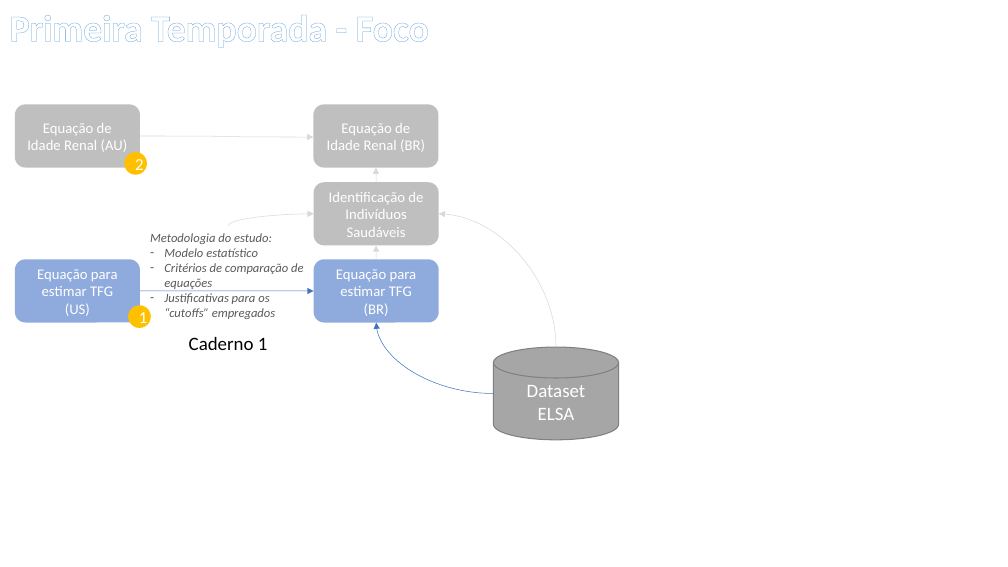
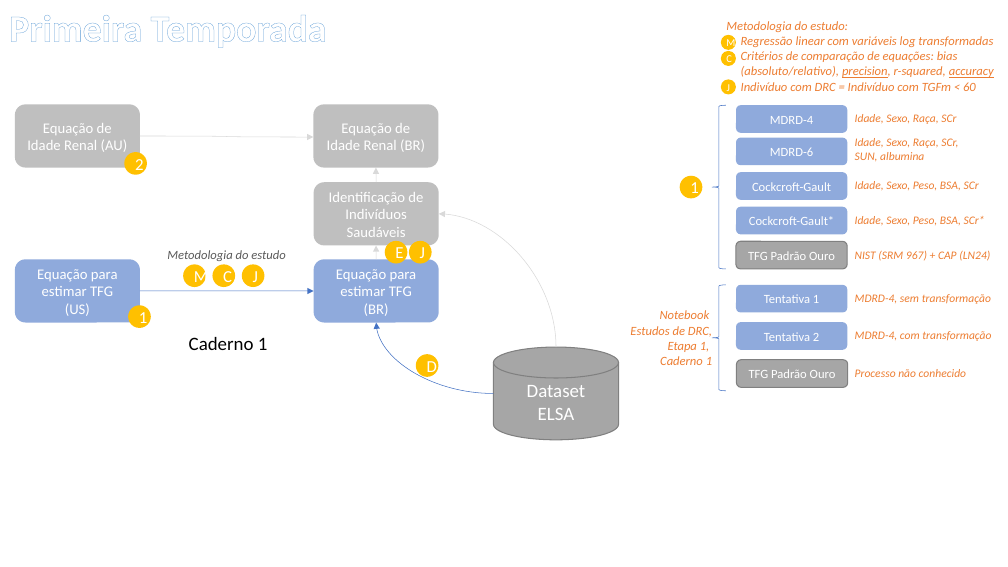
Before and after one commit to andreplima/collabSergio, a slide deck: slide 4 of support/Proposta de Trabalho.pptx. Drawn at 1008x567 pixels with LibreOffice and Linux fonts; fonts in the diff are those of the drawing. Boxes give left, top, right and bottom in pixels: in the first picture for what was removed or moved away, otherwise in the second. Text is boxed around its words. In the diff, an @@ line names an element or a change of style, - is before the commit and + after.

```diff
--- a/support/Proposta de Trabalho.pptx
+++ b/support/Proposta de Trabalho.pptx
@@ text at box(9, 15, 327, 48): text changed @@
-Primeira Temporada - Foco
+Primeira Temporada
@@ text added at box(726, 21, 994, 91), 12 pt, text #ED7D31, italic @@
+Metodologia do estudo:
+– Regressão linear com variáveis log transformadas
+– Critérios de comparação de equações: bias (absoluto/relativo), precision, r-squared, accuracy
+– Indivíduo com DRC = Indivíduo com TGFm < 60
@@ ellipse added at box(721, 35, 737, 50), fill #FFC000, 10 pt, text #FFFFFF @@
+M
@@ ellipse added at box(721, 51, 737, 66), fill #FFC000, 10 pt, text #FFFFFF @@
+C
@@ ellipse added at box(721, 79, 737, 95), fill #FFC000, 10 pt, text #FFFFFF @@
+J
@@ left brace added at box(712, 105, 726, 269), outline #4472C4 0.5 pt @@
@@ rounded rectangle added at box(737, 105, 848, 133), fill #8FAADC, 12 pt, text #FFFFFF @@
+MDRD-4
@@ text added at box(855, 114, 956, 124), 11 pt, text #ED7D31, italic @@
+Idade, Sexo, Raça, SCr
@@ rounded rectangle added at box(737, 138, 848, 166), fill #8FAADC, 12 pt, text #FFFFFF @@
+MDRD-6
@@ text added at box(855, 138, 958, 161), 11 pt, text #ED7D31, italic @@
+Idade, Sexo, Raça, SCr,
+SUN, albumina
@@ ellipse added at box(680, 175, 702, 198), fill #FFC000, 16 pt, text #FFFFFF @@
+1
@@ rounded rectangle added at box(737, 172, 848, 200), fill #8FAADC, 12 pt, text #FFFFFF @@
+Cockcroft-Gault
@@ rounded rectangle added at box(737, 207, 848, 235), fill #8FAADC, 12 pt, text #FFFFFF @@
+Cockcroft-Gault*
@@ text added at box(855, 181, 979, 190), 11 pt, text #ED7D31, italic @@
+Idade, Sexo, Peso, BSA, SCr
@@ curved arrow removed from (228, 226) to (314, 214) @@
@@ text added at box(855, 216, 985, 225), 11 pt, text #ED7D31, italic @@
+Idade, Sexo, Peso, BSA, SCr*
@@ text at box(167, 250, 285, 261): text changed @@
-Metodologia do estudo:
-– Modelo estatístico
-– Critérios de comparação de equações
-– Justificativas para os “cutoffs” empregados
+Metodologia do estudo
@@ ellipse added at box(183, 265, 206, 287), fill #FFC000, 16 pt, text #FFFFFF @@
+M
@@ ellipse added at box(212, 265, 235, 287), fill #FFC000, 16 pt, text #FFFFFF @@
+C
@@ ellipse added at box(242, 265, 265, 287), fill #FFC000, 16 pt, text #FFFFFF @@
+J
@@ ellipse added at box(385, 241, 408, 264), fill #FFC000, 16 pt, text #FFFFFF @@
+E
@@ ellipse added at box(409, 241, 432, 264), fill #FFC000, 16 pt, text #FFFFFF @@
+J
@@ rounded rectangle added at box(737, 241, 848, 269), fill #A6A6A6, outline #808080 1 pt, 12 pt, text #FFFFFF @@
+TFG Padrão Ouro
@@ text added at box(855, 251, 990, 261), 11 pt, text #ED7D31, italic @@
+NIST (SRM 967) + CAP (LN24)
@@ left brace added at box(712, 285, 726, 391), outline #4472C4 0.5 pt @@
@@ rounded rectangle added at box(737, 285, 848, 313), fill #8FAADC, 12 pt, text #FFFFFF @@
+Tentativa 1
@@ text added at box(855, 294, 991, 304), 11 pt, text #ED7D31, italic @@
+MDRD-4, sem transformação
@@ text added at box(630, 310, 712, 365), 12 pt, text #ED7D31, italic @@
+Notebook
+Estudos de DRC, Etapa 1,
+Caderno 1
@@ rounded rectangle added at box(737, 322, 848, 350), fill #8FAADC, 12 pt, text #FFFFFF @@
+Tentativa 2
@@ ellipse added at box(416, 354, 439, 377), fill #FFC000, 16 pt, text #FFFFFF @@
+D
@@ text added at box(855, 331, 991, 341), 11 pt, text #ED7D31, italic @@
+MDRD-4, com transformação
@@ rounded rectangle added at box(737, 360, 848, 388), fill #A6A6A6, outline #808080 1 pt, 12 pt, text #FFFFFF @@
+TFG Padrão Ouro
@@ text added at box(855, 369, 966, 377), 11 pt, text #ED7D31, italic @@
+Processo não conhecido
```
Also in this commit, not shown: 10 other slides changed, 2 slides added, 1 slide removed, 4 other files.
